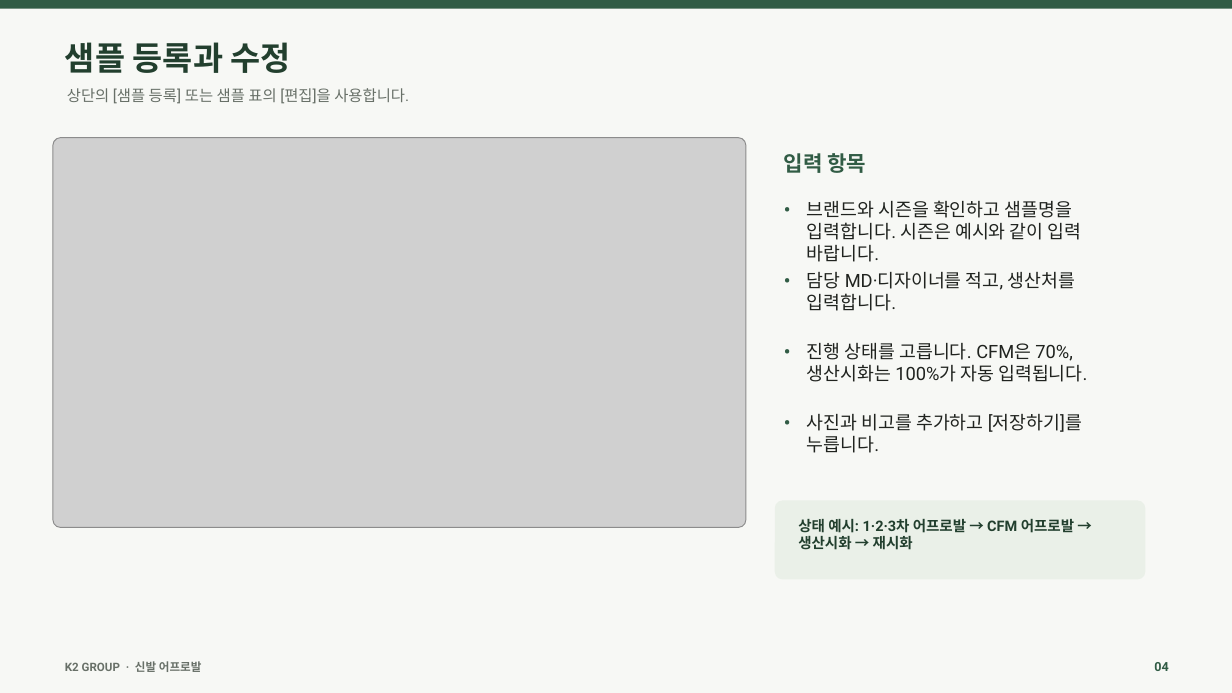
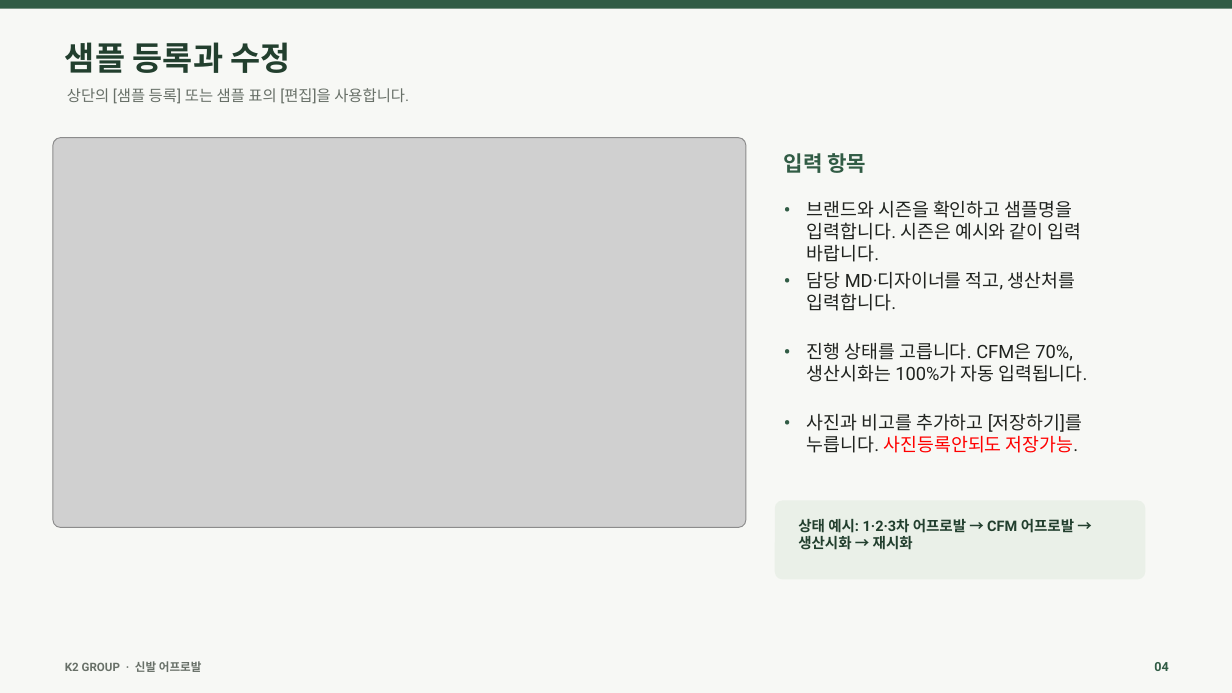
Before and after one commit to nge00/shoeapp, a slide deck: slide 4 of K2그룹 신발어프로발 인터넷 사용자매뉴얼_2026-10-29.pptx. Drawn at 1232x693 pixels with LibreOffice and Linux fonts; fonts in the diff are those of the drawing; grey boxes stand for pictures. Boxes give left, top, right and bottom in pixels: in the first picture for what was removed or moved away, otherwise in the second. Text is boxed around its words. In the diff, an @@ line names an element or a change of style, - is before the commit and + after.

```diff
--- a/K2그룹 신발어프로발 인터넷 사용자매뉴얼_2026-10-29.pptx
+++ b/K2그룹 신발어프로발 인터넷 사용자매뉴얼_2026-10-29.pptx
@@ text at [807,414,1082,453]: text changed @@
-사진과 비고를 추가하고 [저장하기]를 누릅니다.
+사진과 비고를 추가하고 [저장하기]를 누릅니다. 사진등록안되도 저장가능.
```
Also in this commit, not shown: 2 other slides changed, 2 slides added, 2 other files.
